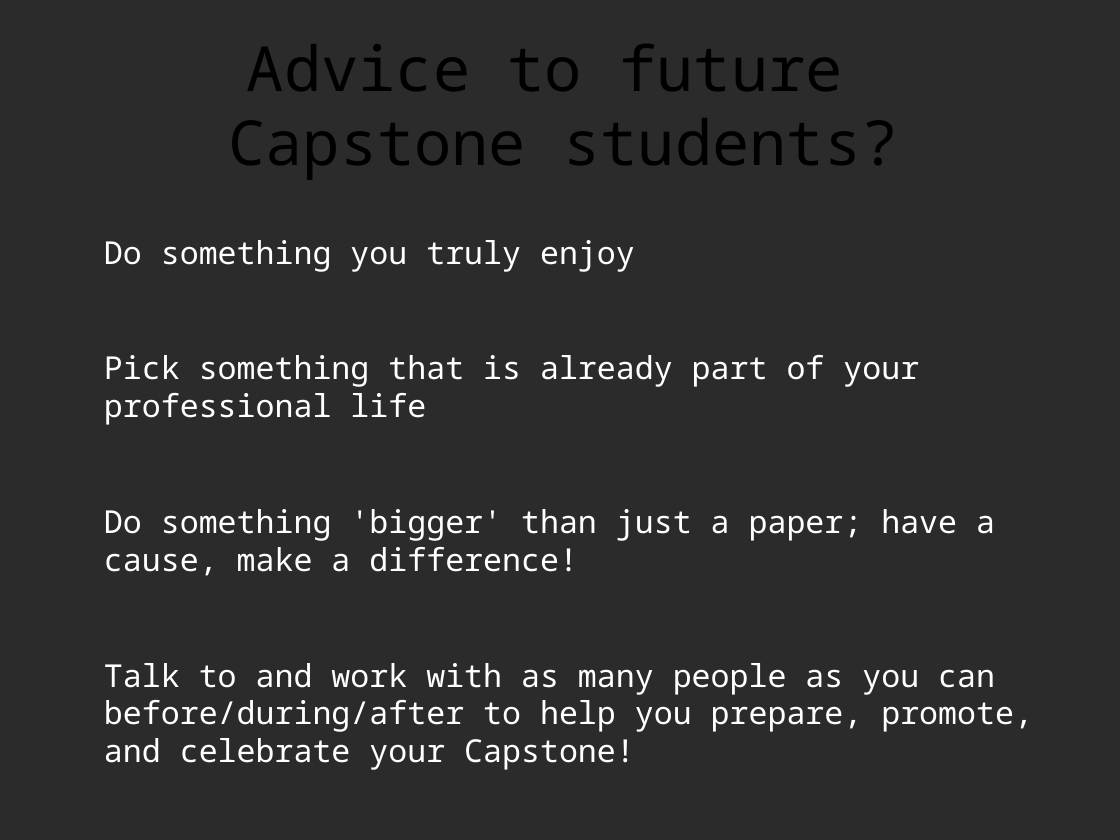
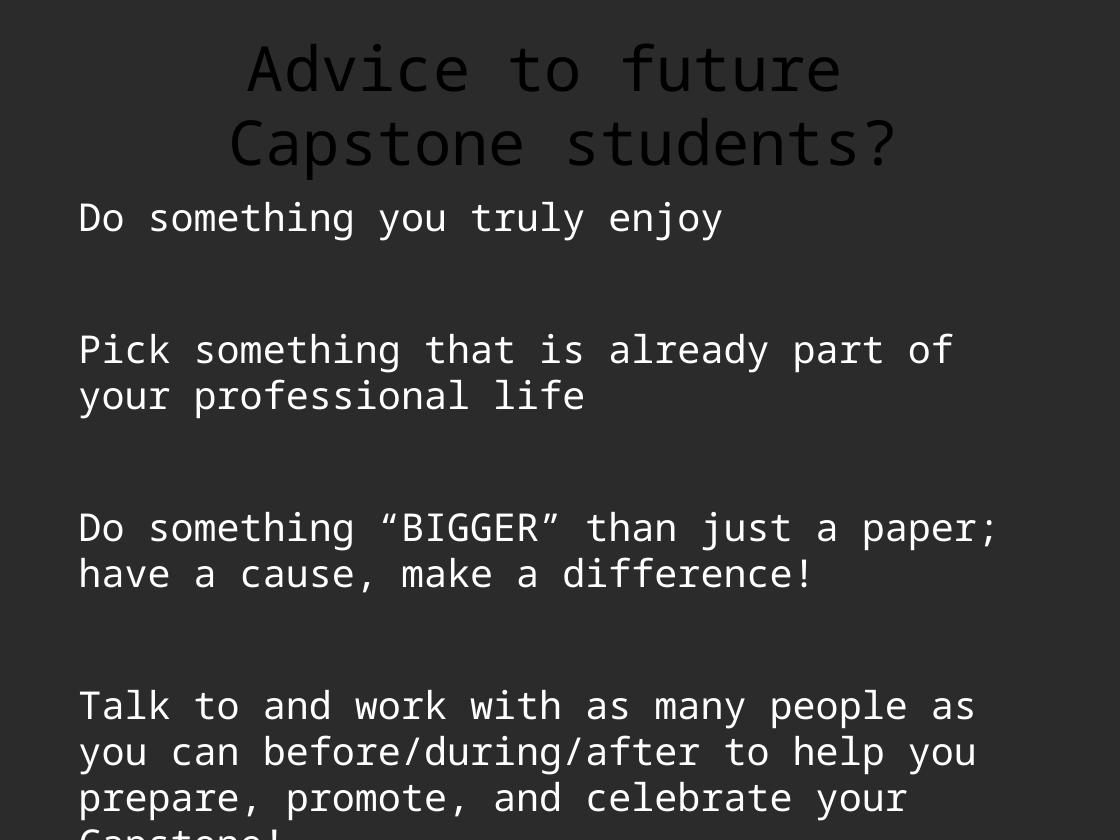
Before and after one commit to decause/RITCapstone, a slide deck: slide 45 of capstone-remy-preso.odp (slide 40 before the commit). Drawn at 1120x840 pixels with LibreOffice and Linux fonts; fonts in the diff are those of the drawing; background and template pictures are left out; a plain dark background stands for a picture behind light text. Boxes give left, top, right and bottom in pixels: in the first picture for what was removed or moved away, otherwise in the second. Text is boxed around its words. In the diff, an @@ line names an element or a change of style, - is before the commit and + after.

```diff
--- a/capstone-remy-preso.odp
+++ b/capstone-remy-preso.odp
@@ text "Do something you truly enjoy": place and size @@
-text "Do something you truly enjoy" at (104,240,1033,732)
+text "Do something you truly enjoy" at (78,202,1000,821)
@@ text at (78,202,977,821): size 22.4 to 27.2 pt in "Do something you truly enjoy", "Pick something that is already part of ...", "Talk to and work with as many ..." @@
@@ text at (78,512,1000,593): text changed; size 22.4 to 27.2 pt @@
-Do something 'bigger' than just a paper; have a cause, make a difference!
+Do something “BIGGER” than just a paper; have a cause, make a difference!
```
Also in this commit, not shown: 16 other slides changed, 10 slides added, 5 slides removed.
